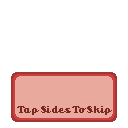
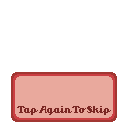
Comparing the layer stacks of the two 128 × 128 images. Changes:
added layer "Layer 2" above "Tap Sides To Skip copy" over [31,106,111,115]
painted on "Tap Sides To Skip copy" over [31,106,112,115]
